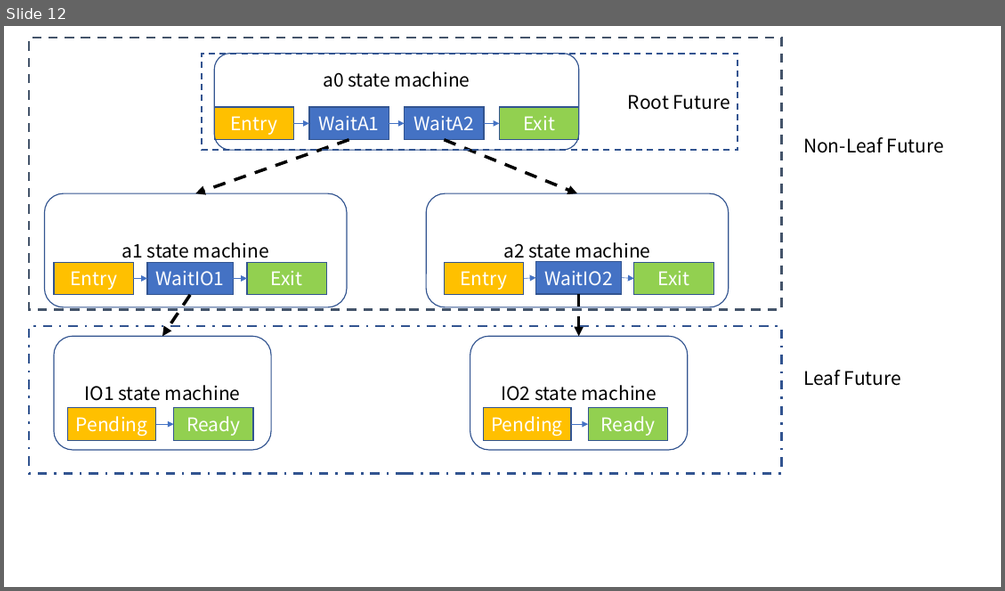
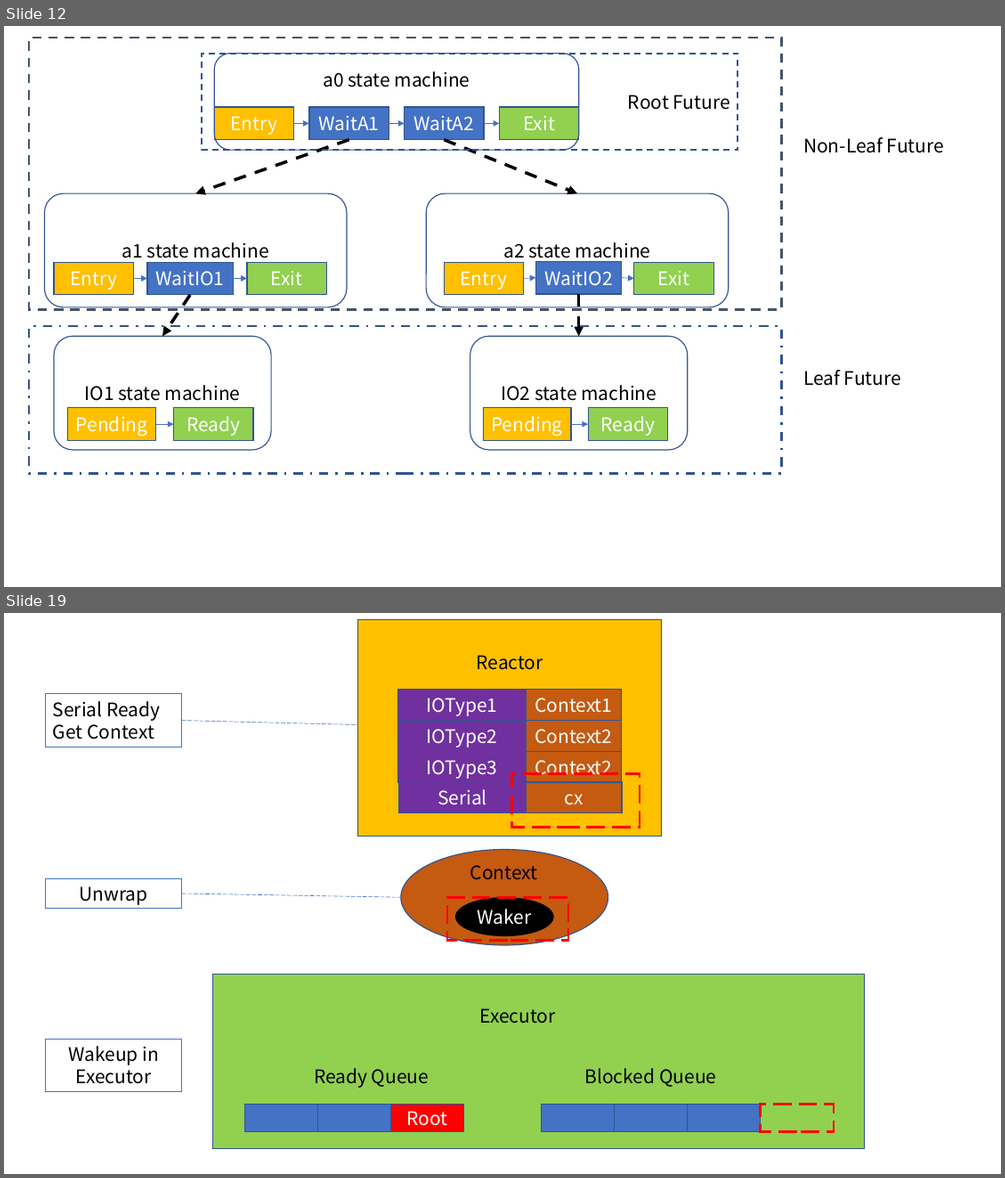
Before and after one commit to wyfcyx/osnotes, a slide deck: Rust/rust-async-introduction/演示文稿1.pptx. Shown one above the other, each under a label of ours: slide 12 before the commit, slides 12 and 19 after it; the slides between them are not shown. The pictures are 1005x591 and 1005x1178 pixels, drawn with LibreOffice and Linux fonts; fonts in the diff are those of the drawing. Boxes give left, top, right and bottom in pixels: in the first picture for what was removed or moved away, otherwise in the second. Text is boxed around its words. In the diff, an @@ line names an element or a change of style, - is before the commit and + after.

```diff
--- a/Rust/rust-async-introduction/演示文稿1.pptx
+++ b/Rust/rust-async-introduction/演示文稿1.pptx
@@ slide 19 added at (4, 613, 1001, 1174), background #FFFFFF @@
@@ rectangle added at (358, 620, 662, 835), fill #FFC000, outline #325491 1 pt @@
@@ text added at (477, 655, 543, 670), 18 pt, text #000000 @@
+Reactor
@@ rectangle added at (398, 690, 526, 720), fill #7030A0, outline #325491 1 pt, 18 pt, text #FFFFFF @@
+IOType1
@@ rectangle added at (526, 690, 622, 720), fill #C55A11, outline #325491 1 pt, 18 pt, text #FFFFFF @@
+Context1
@@ rectangle added at (45, 694, 182, 747), outline #4472C4 0.75 pt, 18 pt, text #000000 @@
+Serial Ready
+Get Context
@@ line added from (182, 721) to (358, 724), #4472C4 0.5 pt dashed @@
@@ rectangle added at (398, 721, 526, 751), fill #7030A0, outline #325491 1 pt, 18 pt, text #FFFFFF @@
+IOType2
@@ rectangle added at (526, 721, 622, 751), fill #C55A11, outline #325491 1 pt, 18 pt, text #FFFFFF @@
+Context2
@@ rectangle added at (398, 751, 526, 782), fill #7030A0, outline #325491 1 pt, 18 pt, text #FFFFFF @@
+IOType3
@@ rectangle added at (526, 751, 622, 782), fill #C55A11, outline #325491 1 pt, 18 pt, text #FFFFFF @@
+Context2
@@ rectangle added at (399, 782, 526, 812), fill #7030A0, outline #325491 1 pt, 18 pt, text #FFFFFF @@
+Serial
@@ rectangle added at (512, 774, 639, 827), outline #FF0000 2.25 pt dashed @@
@@ rectangle added at (526, 782, 622, 812), fill #C55A11, outline #325491 1 pt, 18 pt, text #FFFFFF @@
+cx
@@ ellipse added at (401, 850, 608, 945), fill #C55A11, outline #325491 1 pt @@
@@ rectangle added at (45, 878, 182, 908), outline #4472C4 0.75 pt, 18 pt, text #000000 @@
+Unwrap
@@ text added at (470, 865, 538, 880), 18 pt, text #000000 @@
+Context
@@ line added from (182, 893) to (401, 897), #4472C4 0.5 pt dashed @@
@@ rectangle added at (447, 897, 568, 941), outline #FF0000 2.25 pt dashed @@
@@ ellipse added at (455, 898, 553, 936), fill #000000, outline #000000 1 pt, 18 pt, text #FFFFFF @@
+Waker
@@ rectangle added at (212, 974, 865, 1149), fill #92D050, outline #325491 1 pt @@
@@ text added at (479, 1008, 555, 1023), 18 pt, text #000000 @@
+Executor
@@ rectangle added at (45, 1038, 182, 1092), outline #4472C4 0.75 pt, 18 pt, text #000000 @@
+Wakeup in
+Executor
@@ text added at (314, 1068, 429, 1087), 18 pt, text #000000 @@
+Ready Queue
@@ text added at (584, 1068, 716, 1086), 18 pt, text #000000 @@
+Blocked Queue
@@ rectangle added at (245, 1104, 318, 1132), fill #4472C4, outline #325491 1 pt @@
@@ rectangle added at (318, 1104, 391, 1132), fill #4472C4, outline #325491 1 pt @@
@@ rectangle added at (390, 1104, 464, 1132), fill #FF0000, outline #325491 1 pt, 18 pt, text #FFFFFF @@
+Root
@@ rectangle added at (541, 1104, 615, 1132), fill #4472C4, outline #325491 1 pt @@
@@ rectangle added at (615, 1104, 688, 1132), fill #4472C4, outline #325491 1 pt @@
@@ rectangle added at (688, 1104, 760, 1132), fill #4472C4, outline #325491 1 pt @@
@@ rectangle added at (760, 1104, 834, 1132), outline #FF0000 2.25 pt dashed @@
```
Also in this commit, not shown: 6 other slides added, 11 other files.
